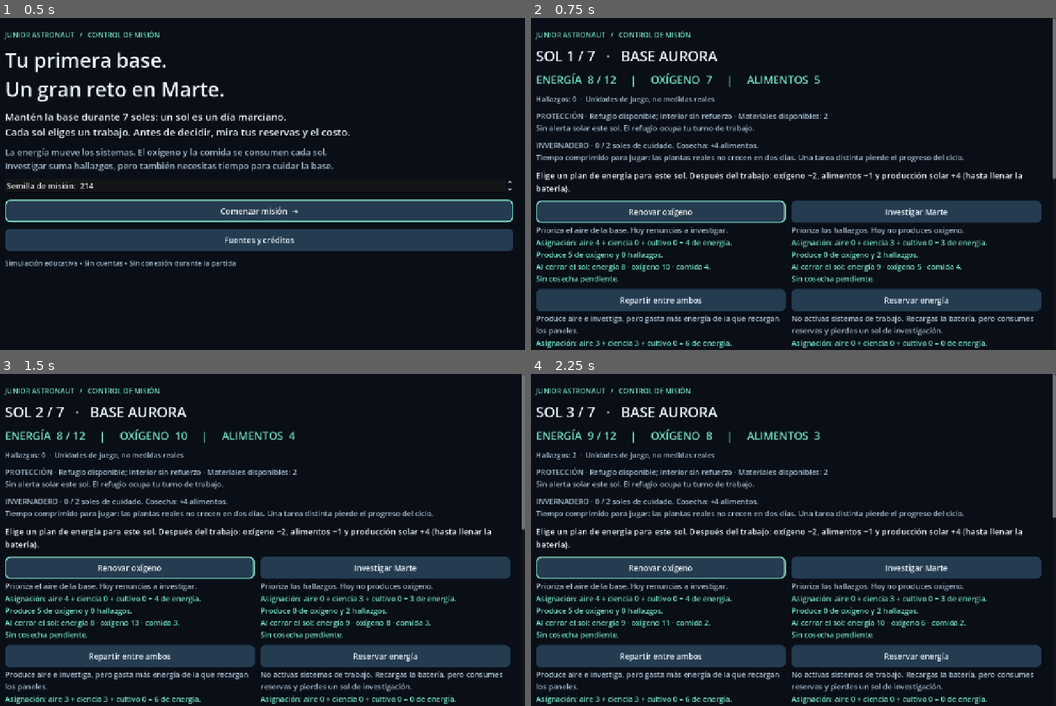
Above: before the commit, frames 1-4 (two rows, left to right).
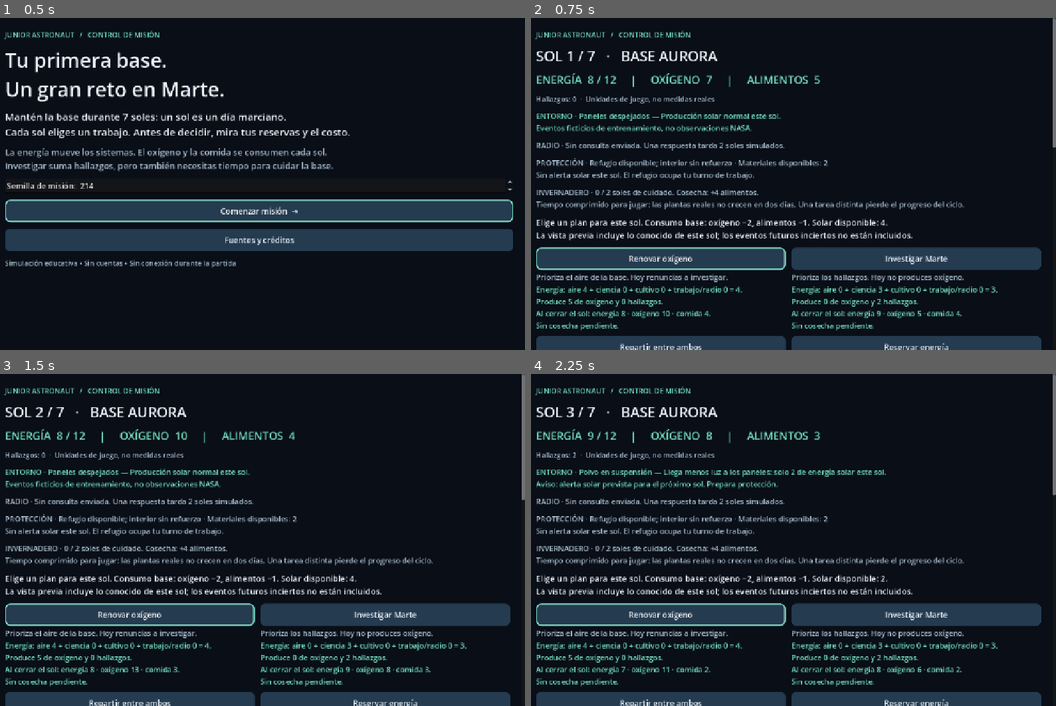
Above: after the commit, the same moments.

Repository: AlejoHuay/Junior-Astronaut-Mission-Trainer-----GAME
Game: Godot game, scene res://scenes/menus/main.tscn
Two runs of this game, one before a commit and one after it. Both use one fixed random seed, a clock stepped at 60 frames per second and the inputs below.
Inputs:
- Up to frame 1 (0.5 s): no input
- Up to frame 2 (0.75 s): click "Comenzar misión →" at 0.5 s
- Up to frame 3 (1.5 s): click "Renovar oxígeno" at 1.25 s
- Up to frame 4 (2.25 s): click "Investigar Marte" at 2 s

Frame 1 is identical in both runs. In frame 2, 34% of the frame differs, in the area x 1-100%, y 28-100%; in frame 3, 33%; in frame 4, 34%.

Commit message:
feat(events): add reproducible hazards and delayed Earth advice

Diff:
--- a/data/balance/mission.json
+++ b/data/balance/mission.json
@@ -6,6 +6,9 @@
     "food_per_sol": 1,
     "crop_turns": 2,
     "harvest_food": 4,
+    "communication_delay": 2,
+    "advice_oxygen_bonus": 2,
+    "panel_fault_loss": 2,
     "initial": {"energy": 8, "oxygen": 7, "food": 5, "materials": 2},
     "actions": {
         "support": {"label": "Renovar oxígeno", "allocation": {"life_support": 4, "science": 0, "greenhouse": 0}, "oxygen": 5, "description": "Prioriza el aire de la base. Hoy renuncias a investigar."},
@@ -15,6 +18,8 @@
         "grow": {"label": "Cuidar el cultivo", "allocation": {"life_support": 0, "science": 0, "greenhouse": 3}, "descr …(183 unchanged characters)…
         "shelter": {"label": "Entrar al refugio", "allocation": {"life_support": 0, "science": 0, "greenhouse": 0}, "lo …(183 unchanged characters)…
         "reinforce": {"label": "Reforzar el interior", "allocation": {"life_support": 0, "science": 0, "greenhouse": 0} …(218 unchanged characters)…
-        "eva": {"label": "Explorar el exterior", "allocation …(254 unchanged characters)… ridad, incluso con interior reforzado."}
+        "eva": {"label": "Explorar el exterior", "allocation …(254 unchanged characters)… ridad, incluso con interior reforzado."},
+        "radio": {"label": "Consultar a la Tierra", "allocation": {"life_support": 0, "science": 0, "greenhouse": 0}, "work_energy": 2, "description": "Usa 2 de energía y este turno. El consejo llega dos soles después y mejora una producción local de oxígeno. No llegan suministros. Una consulta por misión."},
+        "repair": {"label": "Reparar los paneles", "allocation": {"life_support": 0, "science": 0, "greenhouse": 0}, "work_energy": 1, "materials": 1, "description": "Usa 1 energía, 1 material y este sol de trabajo. Corrige la avería antes de la recarga. Pierdes la oportunidad de cultivar o investigar."}
     }
 }
--- /dev/null
+++ b/data/events/scenarios.json
@@ -0,0 +1,13 @@
+{
+    "events": {
+        "clear": {"label": "Paneles despejados", "description": "Producción solar normal este sol.", "solar": 4},
+        "dust": {"label": "Polvo en suspensión", "description": "Llega menos luz a los paneles: solo 2 de energía solar este sol.", "solar": 2},
+        "solar": {"label": "Alerta solar simulada", "description": "Usa el refugio o trabaja dentro con refuerzo instalado previamente. Salir detiene la misión.", "solar": 4},
+        "failure": {"label": "Avería de paneles", "description": "Pierdes 2 de producción solar por sol hasta reparar con materiales locales.", "solar": 4}
+    },
+    "scenarios": {
+        "training": {"label": "Entrenamiento tranquilo", "description": "Aprende reservas y cultivo sin eventos adversos.", "timeline": ["clear", "clear", "clear", "clear", "clear", "clear", "clear"]},
+        "demo": {"label": "Misión Aurora", "description": "Polvo en sol 3, alerta solar en sol 4 y avería en sol 6. Todos son eventos ficticios.", "timeline": ["clear", "clear", "dust", "solar", "clear", "failure", "clear"]},
+        "exploration": {"label": "Desafío de exploración", "description": "Alerta en sol 4. Las condiciones de los soles 3 y 6 dependen de la semilla.", "timeline": ["clear", "clear", ["clear", "dust"], "solar", "clear", ["dust", "failure"], "clear"]}
+    }
+}
--- a/src/application/mission_session.gd
+++ b/src/application/mission_session.gd
@@ -10,8 +10,8 @@
 func _init(settings: Dictionary) -> void:
 	rules = MissionRules.new(settings)
 
-func start(seed_value: int = 214) -> void:
-	state = rules.start(seed_value)
+func start(seed_value: int = 214, scenario_id: String = "demo") -> void:
+	state = rules.start(seed_value, scenario_id)
 	changed.emit()
 
 func choose(action_id: String, expected_sol: int) -> void:
--- a/src/domain/mission_rules.gd
+++ b/src/domain/mission_rules.gd
@@ -7,7 +7,7 @@
 func _init(settings: Dictionary) -> void:
 	config = settings.duplicate(true)
 
-func start(seed_value: int) -> MissionState:
+func start(seed_value: int, scenario_id: String = "training") -> MissionState:
 	var state := MissionState.new()
 	state.mission_seed = seed_value
 	rng.seed = seed_value
@@ -16,8 +16,31 @@
 	state.oxygen = int(config.initial.oxygen)
 	state.food = int(config.initial.food)
 	state.materials = int(config.initial.materials)
+	state.scenario_id = scenario_id if config.scenarios.has(scenario_id) else "training"
 	state.phase = MissionState.Phase.DECISION
+	_prepare_sol(state)
 	return state
+
+func _prepare_sol(state: MissionState) -> void:
+	# Random draws happen only when an uncertain event becomes current, never in preview.
+	rng.state = state.rng_state
+	var timeline: Array = config.scenarios[state.scenario_id].timeline
+	var entry = timeline[state.sol - 1]
+	state.current_event = str(entry[rng.randi_range(0, entry.size() - 1)]) if entry is Array else str(entry)
+	state.rng_state = rng.state
+	state.solar_alert = state.current_event == "solar"
+	state.solar_output = int(config.events[state.current_event].solar)
+	state.next_solar_alert = state.sol < timeline.size() and timeline[state.sol] is String and timeline[state.sol] == "solar"
+	if state.current_event == "failure":
+		state.panel_fault = true
+	var remaining: Array[Dictionary] = []
+	for effect in state.pending:
+		if int(effect.due_sol) <= state.sol:
+			state.advice_ready = true
+			state.radio_message = "Llegó el consejo: optimiza una producción local de oxígeno (+%d). No son suministros enviados desde la Tierra." % config.advice_oxygen_bonus
+		else:
+			remaining.append(effect)
+	state.pending = remaining
 
 func preview(state: MissionState, action_id: String) -> Dictionary:
 	if state.phase != MissionState.Phase.DECISION:
@@ -25,30 +48,41 @@
 	if not config.actions.has(action_id):
 		return {"ok": false, "reason": "Acción desconocida."}
 	var action: Dictionary = config.actions[action_id]
+	if action_id == "radio" and state.radio_sent:
+		return {"ok": false, "reason": "Ya enviaste la consulta de esta misión. Revisa la radio y el sol de respuesta."}
+	if action_id == "repair" and not state.panel_fault:
+		return {"ok": false, "reason": "Los paneles no tienen avería que reparar."}
 	if action.get("reinforce", false) and state.reinforced:
 		return {"ok": false, "reason": "La base ya tiene el refuerzo instalado."}
 	if state.materials < int(action.get("materials", 0)):
 		return {"ok": false, "reason": "No quedan materiales suficientes para este trabajo."}
-	var cost := int(action.allocation.life_support) + int(action.allocation.science) + int(action.allocation.greenhouse)
+	var cost := int(action.allocation.life_support) + int(action.allocation.science) + int(action.allocation.greenhouse) + int(action.get("work_energy", 0))
 	if state.energy < cost:
 		return {"ok": false, "reason": "Necesitas %d de energía; tienes %d. Faltan %d. La recarga solar llega después del trabajo." % [cost, state.energy, cost - state.energy]}
 	# Only known effects: no RNG draws or state changes while considering a plan.
-	var stored := mini(int(config.solar_per_sol), int(config.battery_capacity) - (state.energy - cost))
+	var solar := maxi(0, state.solar_output - (int(config.panel_fault_loss) if state.panel_fault and action_id != "repair" else 0))
+	var stored := mini(solar, int(config.battery_capacity) - (state.energy - cost))
+	var oxygen_produced := int(action.get("oxygen", 0))
+	var uses_advice := state.advice_ready and oxygen_produced > 0
+	if uses_advice:
+		oxygen_produced += int(config.advice_oxygen_bonus)
 	var crop := _crop_budget(state, int(action.allocation.greenhouse) > 0)
 	var location: String = action.get("location", "inside")
 	var protected := location == "shelter" or (state.reinforced and location == "inside")
 	var oxygen_used := int(config.oxygen_per_sol) + int(action.get("extra_oxygen", 0))
 	return {"ok": true, "reason": action.description, "cost": cost,
+		"work_energy": int(action.get("work_energy", 0)), "uses_advice": uses_advice,
+		"radio_due_sol": state.sol + int(config.communication_delay) if action_id == "radio" else 0,
 		"materials_used": int(action.get("materials", 0)), "protected": protected,
 		"sheltered": location == "shelter", "safety_stop": state.solar_alert and not protected,
 		"crop": crop,
-		"allocation": action.allocation.duplicate(), "oxygen_produced": int(action.get("oxygen", 0)),
+		"allocation": action.allocation.duplicate(), "oxygen_produced": oxygen_produced,
 		"oxygen_consumed": oxygen_used, "food_consumed": int(config.food_per_sol),
-		"solar_generated": int(config.solar_per_sol), "solar_stored": stored,
-		"solar_spilled": int(config.solar_per_sol) - stored,
+		"solar_generated": solar, "solar_stored": stored,
+		"solar_spilled": solar - stored,
 		"science_gained": int(action.get("science", 0)),
 		"energy_after": state.energy - cost + stored,
-		"oxygen_after": maxi(0, state.oxygen + int(action.get("oxygen", 0)) - oxygen_used),
+		"oxygen_after": maxi(0, state.oxygen + oxygen_produced - oxygen_used),
 		"food_after": maxi(0, state.food + int(crop.harvest) - int(config.food_per_sol))}
 
 func _crop_budget(state: MissionState, powered: bool) -> Dictionary:
@@ -76,6 +110,15 @@
 	state.materials -= int(check.materials_used)
 	state.sheltered = bool(check.sheltered)
 	state.safety_stop = bool(check.safety_stop)
+	if check.uses_advice:
+		state.advice_ready = false
+		state.radio_message = "Consejo aplicado a una producción local. No queda bonificación pendiente."
+	if action_id == "radio":
+		state.radio_sent = true
+		state.pending.append({"kind": "advice", "due_sol": int(check.radio_due_sol)})
+		state.radio_message = "Consulta enviada. Respuesta al inicio del sol %d; decide con reservas locales mientras esperas." % check.radio_due_sol
+	if action_id == "repair":
+		state.panel_fault = false
 	if config.actions[action_id].get("reinforce", false):
 		state.reinforced = true
 	if state.safety_stop:
@@ -86,10 +129,12 @@
 		state.outcome = "¡Completaste los 7 soles! Tu equipo mantuvo la base en marcha."
 	state.phase = MissionState.Phase.FINISHED if not state.outcome.is_empty() else MissionState.Phase.DECISION
 	var report := {"ok": true, "sol": state.sol, "action": action_id,
+		"event": state.current_event, "materials_used": check.materials_used,
 		"energy": state.energy - int(before.energy), "oxygen": state.oxygen - int(before.oxygen),
 		"food": state.food - int(before.food), "science": state.science - int(before.science),
 		"budget": check.duplicate(true)}
 	state.history.append(report)
 	if state.phase != MissionState.Phase.FINISHED:
 		state.sol += 1
+		_prepare_sol(state)
 	return report
--- a/src/domain/mission_state.gd
+++ b/src/domain/mission_state.gd
@@ -15,6 +15,15 @@
 var solar_alert: bool = false
 var sheltered: bool = false
 var safety_stop: bool = false
+var scenario_id: String = "training"
+var current_event: String = "clear"
+var solar_output: int = 0
+var panel_fault: bool = false
+var next_solar_alert: bool = false
+var radio_sent: bool = false
+var advice_ready: bool = false
+var radio_message: String = ""
+var pending: Array[Dictionary] = []
 var mission_seed: int = 0
 var rng_state: int = 0
 var history: Array[Dictionary] = []
@@ -25,5 +34,9 @@
 		"food": food, "science": science, "crop_progress": crop_progress,
 		"materials": materials, "reinforced": reinforced, "solar_alert": solar_alert,
 		"sheltered": sheltered, "safety_stop": safety_stop,
+		"scenario_id": scenario_id, "current_event": current_event, "solar_output": solar_output,
+		"panel_fault": panel_fault, "next_solar_alert": next_solar_alert,
+		"radio_sent": radio_sent, "advice_ready": advice_ready, "radio_message": radio_message,
+		"pending": pending.duplicate(true),
 		"seed": str(mission_seed), "rng": str(rng_state),
 		"history": history.duplicate(true), "outcome": outcome}
--- a/src/infrastructure/game_data.gd
+++ b/src/infrastructure/game_data.gd
@@ -12,10 +12,20 @@
 	if not parsed is Dictionary or not validate_balance(parsed):
 		error = "El archivo de balance no es válido."
 		return {}
+	var catalog_file := FileAccess.open("res://data/events/scenarios.json", FileAccess.READ)
+	if catalog_file == null:
+		error = "No se pudo abrir el catálogo de escenarios."
+		return {}
+	var catalog = JSON.parse_string(catalog_file.get_as_text())
+	if not catalog is Dictionary or not validate_events(catalog, int(parsed.mission_sols)):
+		error = "El catálogo de eventos no es válido."
+		return {}
+	parsed["events"] = catalog.events
+	parsed["scenarios"] = catalog.scenarios
 	return parsed
 
 func validate_balance(value: Dictionary) -> bool:
-	for key in ["mission_sols", "battery_capacity", "solar_per_sol", "oxygen_per_sol", "food_per_sol", "crop_turns", "harvest_food"]:
+	for key in ["mission_sols", "battery_capacity", "solar_per_sol", "oxygen_per_sol", "food_per_sol", "crop_turns", "harvest_food", "communication_delay", "advice_oxygen_bonus", "panel_fault_loss"]:
 		if not _positive_integer(value.get(key)):
 			return false
 	if not value.get("initial") is Dictionary or not value.get("actions") is Dictionary:
@@ -25,7 +35,7 @@
 			return false
 	if value.crop_turns < 2 or value.crop_turns > value.mission_sols:
 		return false
-	for key in ["support", "research", "grow", "shelter", "reinforce", "eva"]:
+	for key in ["support", "research", "grow", "shelter", "reinforce", "eva", "radio", "repair"]:
 		if not value.actions.get(key) is Dictionary:
 			return false
 	for action in value.actions.values():
@@ -39,7 +49,8 @@
 			if not _number(amount) or amount < 0 or amount > value.battery_capacity:
 				return false
 			cost += int(amount)
-		if cost > value.battery_capacity:
+		var work = action.get("work_energy", 0)
+		if not _number(work) or work < 0 or cost + work > value.battery_capacity:
 			return false
 		if not action.get("label") is String or not action.get("description") is String:
 			return false
@@ -65,6 +76,35 @@
 		return false
 	return value.initial.energy <= value.battery_capacity
 
+func validate_events(catalog: Dictionary, sols: int) -> bool:
+	if not catalog.get("events") is Dictionary or not catalog.get("scenarios") is Dictionary:
+		return false
+	for event_id in ["clear", "dust", "solar", "failure"]:
+		var event = catalog.events.get(event_id)
+		if not event is Dictionary or not event.get("label") is String or not event.get("description") is String:
+			return false
+		if not _number(event.get("solar")) or event.solar < 0 or event.solar > 1000:
+			return false
+	for scenario_id in ["training", "demo", "exploration"]:
+		if not catalog.scenarios.has(scenario_id):
+			return false
+	for scenario in catalog.scenarios.values():
+		if not scenario is Dictionary or not scenario.get("label") is String or not scenario.get("description") is String:
+			return false
+		if not scenario.get("timeline") is Array or scenario.timeline.size() != sols:
+			return false
+		for entry in scenario.timeline:
+			if entry is String:
+				if not catalog.events.has(entry):
+					return false
+			elif entry is Array and not entry.is_empty():
+				for choice in entry:
+					if not choice is String or choice not in ["clear", "dust", "failure"]:
+						return false
+			else:
+				return false
+	return true
+
 func _number(value: Variant) -> bool:
 	return (value is int or value is float) and is_finite(float(value)) and float(value) == floor(float(value))
 
--- a/src/presentation/mission_screen.gd
+++ b/src/presentation/mission_screen.gd
@@ -83,9 +83,13 @@
 	_label(content, "SOL %d / 7   ·   BASE AURORA" % state.sol, 34)
 	_label(content, "ENERGÍA  %d / %d     |     OXÍGENO  %d     |     ALIMENTOS  %d" % [state.energy, session.rules.config.battery_capacity, state.oxygen, state.food], 26, ACCENT)
 	_label(content, "Hallazgos: %d  ·  Unidades de juego, no medidas reales" % state.science, 17, MUTED)
+	var event: Dictionary = session.rules.config.events[state.current_event]
+	_label(content, "ENTORNO · %s — %s\n%s" % [event.label, event.description, "Aviso: alerta solar prevista para el próximo sol. Prepara protección." if state.next_solar_alert else "Eventos ficticios de entrenamiento, no observaciones NASA."], 18, ACCENT)
+	var radio_text := state.radio_message if not state.radio_message.is_empty() else "Sin consulta enviada. Una respuesta tarda %d soles simulados." % session.rules.config.communication_delay
+	_label(content, "RADIO · " + radio_text, 18, MUTED)
 	_label(content, "PROTECCIÓN · %s · Materiales disponibles: %d\n%s" % ["Interior reforzado" if state.reinforced else "R …(254 unchanged characters)…
 	_label(content, "INVERNADERO · %d / %d soles de cuidado. Cosecha: +%d alimentos.\nTiempo comprimido para jugar: las pl …(189 unchanged characters)…
-	status = _label(content, "Elige un plan de energía para este sol. Después del trabajo: oxígeno −%d, alimentos −%d y producción solar +%d (hasta llenar la batería)." % [session.rules.config.oxygen_per_sol, session.rules.config.food_per_sol, session.rules.config.solar_per_sol], 20)
+	status = _label(content, "Elige un plan para este sol. Consumo base: oxígeno −%d, alimentos −%d. Solar disponible: %d.\nLa vista previa incluye lo conocido de este sol; los eventos futuros inciertos no están incluidos." % [session.rules.config.oxygen_per_sol, session.rules.config.food_per_sol, maxi(0, state.solar_output - (int(session.rules.config.panel_fault_loss) if state.panel_fault else 0))], 20)
 	if state.phase == MissionState.Phase.FINISHED:
 		_label(content, state.outcome, 28)
 		_button(content, "Volver a planear", _show_menu).grab_focus()
@@ -120,19 +124,27 @@
 		return "Aquí verás las consecuencias de tus decisiones. Tú eliges el plan."
 	var lines := PackedStringArray()
 	for entry in session.state.history:
-		lines.append("Sol %d · %s: energía %+d, oxígeno %+d, comida %+d, hallazgos %+d" % [entry.sol, session.rules.config.actions[entry.action].label, entry.energy, entry.oxygen, entry.food, entry.science])
+		lines.append("Sol %d · %s · %s: energía %+d, oxígeno %+d, comida %+d, hallazgos %+d" % [entry.sol, session.rules.config.events[entry.event].label, session.rules.config.actions[entry.action].label, entry.energy, entry.oxygen, entry.food, entry.science])
 		var budget: Dictionary = entry.budget
 		lines.append("  Energía: −%d trabajo +%d solar almacenada (%d sin espacio). Oxígeno: +%d producido −%d consumo." % [budget.cost, budget.solar_stored, budget.solar_spilled, budget.oxygen_produced, budget.oxygen_consumed])
 		lines.append("  Alimentos: +%d cosecha −%d consumo. %s" % [budget.crop.harvest, budget.food_consumed, _crop_text(budget.crop)])
+		if budget.radio_due_sol > 0:
+			lines.append("  Consulta enviada: respuesta al inicio del sol %d (consejo, no suministros)." % budget.radio_due_sol)
+		if budget.uses_advice:
+			lines.append("  Consejo aplicado: mejoró esta producción local de oxígeno.")
 	return "\n".join(lines)
 
 func _preview_text(preview: Dictionary) -> String:
 	if not preview.ok:
 		return "No disponible: " + str(preview.reason)
-	var text := "Asignación: aire %d + ciencia %d + cultivo %d = %d de energía.\nProduce %d de oxígeno y %d hallazgos.\nAl cerrar el sol: energía %d · oxígeno %d · comida %d." % [preview.allocation.life_support, preview.allocation.science, preview.allocation.greenhouse, preview.cost, preview.oxygen_produced, …(88 unchanged characters)…
+	var text := "Energía: aire %d + ciencia %d + cultivo %d + trabajo/radio %d = %d.\nProduce %d de oxígeno y %d hallazgos.\nAl cerrar el sol: energía %d · oxígeno %d · comida %d." % [preview.allocation.life_support, preview.allocation.science, preview.allocation.greenhouse, preview.work_energy, preview.cost, preview.oxygen_produced, …(88 unchanged characters)…
 	text += "\n" + _crop_text(preview.crop)
 	if preview.materials_used > 0:
-		text += "\nMateriales: −%d. La mejora protege desde el próximo sol." % preview.materials_used
+		text += "\nMateriales locales: −%d." % preview.materials_used
+	if preview.radio_due_sol > 0:
+		text += "\nConsejo pendiente hasta el inicio del sol %d; no llegan suministros." % preview.radio_due_sol
+	if preview.uses_advice:
+		text += "\nIncluye el consejo recibido; se usa una sola vez."
 	if preview.safety_stop:
 		text += "\n¡ALERTA! Sin protección suficiente: este plan detiene la misión por seguridad."
 	if preview.solar_spilled > 0:
--- a/tests/run_tests.gd
+++ b/tests/run_tests.gd
@@ -38,6 +38,7 @@
 	test_energy_budget(config, data)
 	test_crops(config, data)
 	test_protection(config)
+	test_events_and_radio(config, data)
 	print("Tests: %d assertions, %d failures" % [assertions, failures])
 	quit(1 if failures else 0)
 
@@ -176,3 +177,51 @@
 	state.materials = 1
 	var before := state.snapshot()
 	check(not rules.resolve(state, "reinforce", 1).ok and state.snapshot() == before, "Insufficient materials rejected atomically")
+
+func test_events_and_radio(config: Dictionary, data: GameData) -> void:
+	var rules := MissionRules.new(config)
+	var state := rules.start(214, "demo")
+	rules.resolve(state, "grow", 1)
+	rules.resolve(state, "grow", 2)
+	check(state.current_event == "dust" and state.next_solar_alert, "Dust and advance solar warning appear at start of sol three")
+	check(rules.preview(state, "support").solar_generated == 2, "Dust reduces actual generation")
+	rules.resolve(state, "support", 3)
+	check(state.solar_alert and state.current_event == "solar", "Alert starts before fourth decision")
+	rules.resolve(state, "shelter", 4)
+	rules.resolve(state, "support", 5)
+	check(state.panel_fault and state.current_event == "failure", "Fault persists until repaired")
+	var repair := rules.preview(state, "repair")
+	check(repair.solar_generated == 4 and repair.materials_used == 1 and repair.cost == 1, "Repair restores current charging with local cost")
+	rules.resolve(state, "repair", 6)
+	check(not state.panel_fault and state.materials == 1 and not rules.preview(state, "repair").ok, "Repair clears fault once")
+	state = rules.start(214)
+	var before := state.snapshot()
+	rules.preview(state, "radio")
+	check(state.snapshot() == before, "Radio preview never queues a request")
+	rules.resolve(state, "radio", 1)
+	check(state.pending.size() == 1 and state.pending[0].due_sol == 3 and not state.advice_ready, "Request waits two sols")
+	check(state.materials == 2 and state.food == 4 and state.oxygen == 5, "Radio does not deliver resources instantly")
+	check(not rules.preview(state, "radio").ok, "Duplicate request rejected")
+	rules.resolve(state, "support", 2)
+	check(state.advice_ready and state.pending.is_empty(), "Reply delivered once at start of due sol")
+	check(rules.preview(state, "support").oxygen_produced == 7, "Advice improves a local operation")
+	rules.resolve(state, "support", 3)
+	check(not state.advice_ready and rules.preview(state, "support").oxygen_produced == 5, "Advice bonus consumed once")
+	state = rules.start(214)
+	state.sol = 7
+	check(rules.preview(state, "radio").radio_due_sol == 9, "Late radio request remains beyond mission horizon")
+	var a := rules.start(77, "exploration")
+	var b := rules.start(77, "exploration")
+	for action in ["grow", "grow", "support", "shelter", "support", "research", "support"]:
+		var snapshot := a.snapshot()
+		rules.preview(a, action)
+		rules.preview(a, action)
+		check(a.snapshot() == snapshot, "Uncertain events are not drawn by preview")
+		rules.resolve(a, action, a.sol)
+		rules.resolve(b, action, b.sol)
+	check(a.snapshot() == b.snapshot(), "Interleaved missions preserve independent RNG state")
+	var bad := {"events": config.events.duplicate(true), "scenarios": config.scenarios.duplicate(true)}
+	bad.scenarios.demo.timeline[0] = "invented"
+	check(not data.validate_events(bad, 7), "Unknown event rejected")
+	bad.scenarios.demo.timeline[0] = ["solar"]
+	check(not data.validate_events(bad, 7), "Unannounced random solar alerts rejected")
--- a/tests/smoke_scene.gd
+++ b/tests/smoke_scene.gd
@@ -9,7 +9,7 @@
 	var screen = packed.instantiate()
 	root.add_child(screen)
 	await process_frame
-	screen.session.start(214)
+	screen.session.start(214, "training")
 	for action in ["grow", "grow", "support", "grow", "support", "research", "support"]:
 		screen.session.choose(action, screen.session.state.sol)
 		await process_frame
Not shown, changed: docs/ARCHITECTURE.md
